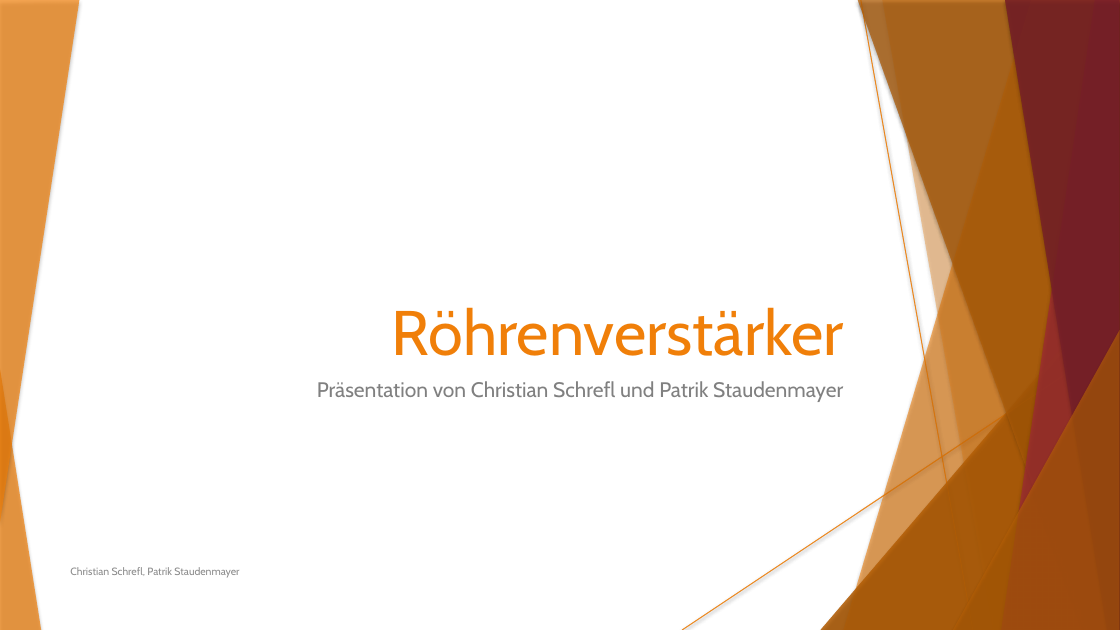
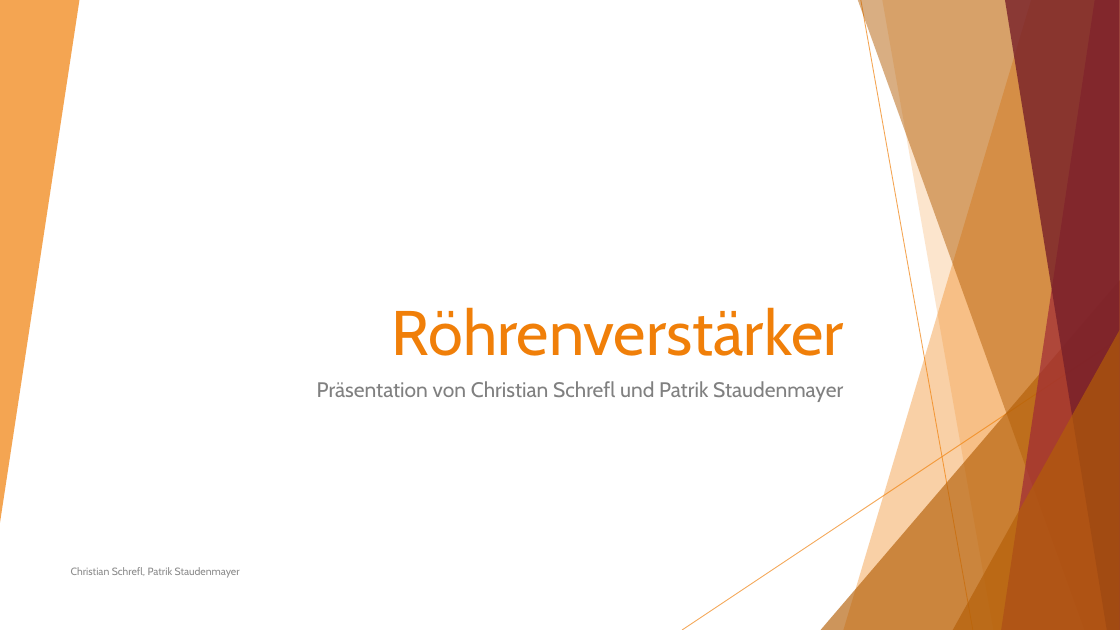
Before and after one commit to Staudi14/tube-amplifier, a slide deck: slide 1 of Präsentation/Staudenmayer_Schrefl_ProjektRöhrenverstärker.pptx. Drawn at 1120x630 pixels with LibreOffice and Linux fonts; fonts in the diff are those of the drawing. Boxes give left, top, right and bottom in pixels: in the first picture for what was removed or moved away, otherwise in the second. Text is boxed around its words. In the diff, an @@ line names an element or a change of style, - is before the commit and + after.

Commit message:
+Update Fixed formatting :sparkle:

```diff
--- a/Präsentation/Staudenmayer_Schrefl_ProjektRöhrenverstärker.pptx
+++ b/Präsentation/Staudenmayer_Schrefl_ProjektRöhrenverstärker.pptx
@@ shadow off in 7 elements at (844,0,1120,630), (821,280,1120,630), (858,0,1120,630), (1002,0,1120,630), (1005,0,1120,630), (953,330,1120,630), (0,0,79,523) @@
@@ line (861, 0) - (973, 630): stroke #F07F09 0.74 pt to #F07F09 0.75 pt @@
@@ freeform shape at (882,0,1120,630): shadow off; outline redrawn @@
@@ line (1120, 339) - (682, 630): stroke #F07F09 0.74 pt to #F07F09 0.75 pt @@
@@ group removed at (682,0,1120,630): 5 freeform shapes, 2 lines, 2 triangles @@
@@ triangle removed at (0,369,41,630) @@
@@ text "Christian Schrefl, Patrik Staudenmayer" at (71,567,240,578): text colour #8B8B8B to #8C8C8C @@
```
Also in this commit, not shown: 19 other slides changed.
